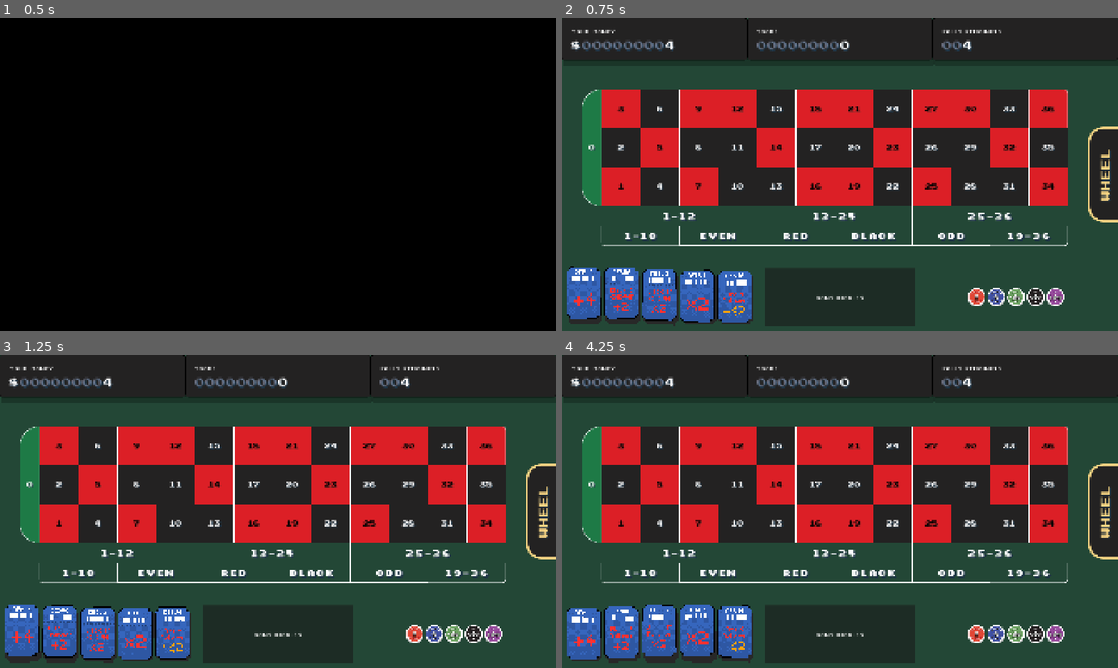
Above: before the commit, frames 1-4 (two rows, left to right).
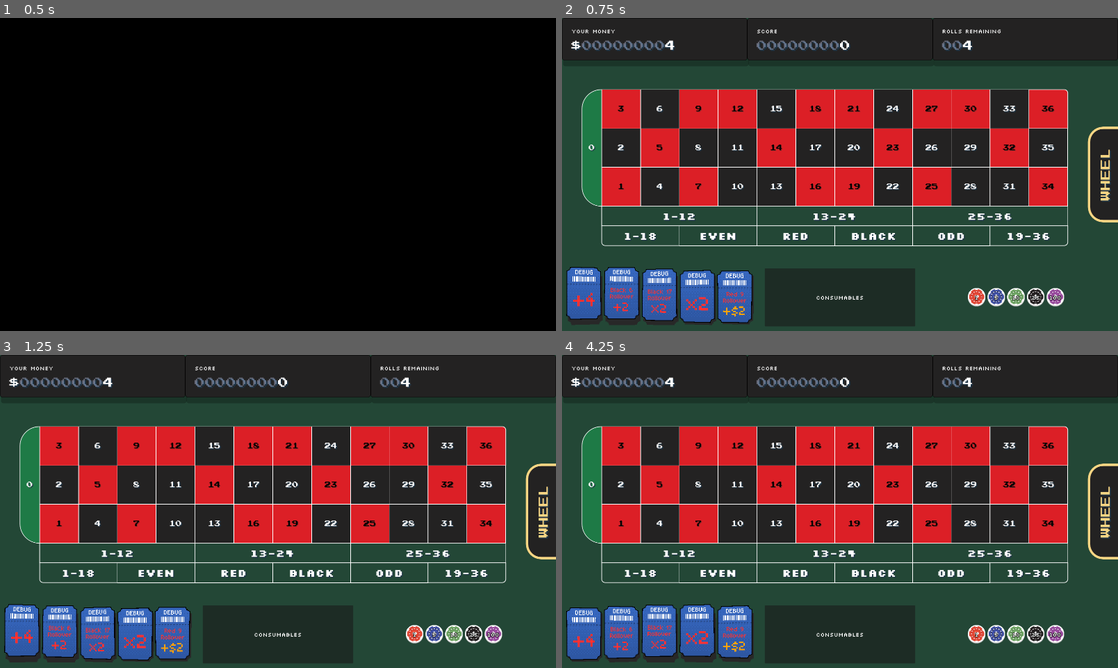
Above: after the commit, the same moments.

Repository: ross-ca/roulette-wheel
Game: Godot game, scene res://scenes/intro/intro.tscn
The game is run twice, just before and just after one commit, with the same random seed, the same clock (stepped at 60 frames per second) and the same inputs. Video files are missing from this copy of the repository; at most half a second of black plays in their place.
Inputs (mouse positions are in pixels of both pictures, inside the frame that each line leads up to):
- Up to frame 1 (0.5 s): no input
- Up to frame 2 (0.75 s): tap Enter at 0.5 s; move the mouse to (962, 158) at 0.52 s; click (962, 158) at 0.67 s
- Up to frame 3 (1.25 s): no input
- Up to frame 4 (4.25 s): click "WHEEL" at 1.25 s; click "TABLE" at 2 s; click "WHEEL" at 2.75 s; click "TABLE" at 3.5 s

Frame 1 is identical in both runs. In frame 2, 7.4% of the frame differs, in the area x 0-100%, y 0-99%; in frame 3, 7.4%; in frame 4, 7.5%.

Commit message:
feat: add settings menu and animation speed

Diff:
--- /dev/null
+++ b/default_bus_layout.tres
@@ -0,0 +1,15 @@
+[gd_resource type="AudioBusLayout" format=3]
+
+[resource]
+bus/1/name = &"Music"
+bus/1/solo = false
+bus/1/mute = false
+bus/1/bypass_fx = false
+bus/1/volume_db = 0.0
+bus/1/send = &"Master"
+bus/2/name = &"SFX"
+bus/2/solo = false
+bus/2/mute = false
+bus/2/bypass_fx = false
+bus/2/volume_db = 0.0
+bus/2/send = &"Master"
--- a/project.godot
+++ b/project.godot
@@ -18,6 +18,7 @@
 
 [autoload]
 
+Settings="*res://scenes/settings/settings.gd"
 Audio="*res://scenes/audio/audio.gd"
 Game="*res://scenes/game/game.gd"
 Tooltip="*res://scenes/tooltip/tooltip.tscn"
--- a/scenes/audio/audio.gd
+++ b/scenes/audio/audio.gd
@@ -10,6 +10,7 @@
 func _ready() -> void:
 	for i in VOICES:
 		var player := AudioStreamPlayer.new()
+		player.bus = &"SFX"
 		add_child(player)
 		_voices.append(player)
 
--- a/scenes/intro/intro.tscn
+++ b/scenes/intro/intro.tscn
@@ -34,3 +34,4 @@
 layout_mode = 2
 stream = ExtResource("2_iatiw")
 expand = true
+bus = &"Music"
--- a/scenes/main_menu/main_menu.gd
+++ b/scenes/main_menu/main_menu.gd
@@ -23,5 +23,15 @@
 		%ContinueButton.disabled = true
 
 
+func _on_settings_button_pressed() -> void:
+	$Center.hide()
+	%SettingsMenu.open()
+
+
+func _on_settings_menu_closed() -> void:
+	$Center.show()
+	%SettingsButton.grab_focus()
+
+
 func _on_quit_button_pressed() -> void:
 	get_tree().quit()
--- a/scenes/main_menu/main_menu.tscn
+++ b/scenes/main_menu/main_menu.tscn
@@ -2,6 +2,7 @@
 
 [ext_resource type="Script" uid="uid://bmhwcxdtst3qj" path="res://scenes/main_menu/main_menu.gd" id="1_menu"]
 [ext_resource type="FontFile" uid="uid://bjqcqudoiecha" path="res://assets/fonts/Silkscreen-Regular.ttf" id="2_font"]
+[ext_resource type="PackedScene" path="res://scenes/settings_menu/settings_menu.tscn" id="3_settings"]
 
 [sub_resource type="Theme" id="Theme_menu"]
 default_font = ExtResource("2_font")
@@ -51,10 +52,21 @@
 layout_mode = 2
 text = "Continue"
 
+[node name="SettingsButton" type="Button" parent="Center/Items"]
+unique_name_in_owner = true
+layout_mode = 2
+text = "Settings"
+
 [node name="QuitButton" type="Button" parent="Center/Items" unique_id=1115156476]
 layout_mode = 2
 text = "Quit"
 
+[node name="SettingsMenu" parent="." instance=ExtResource("3_settings")]
+unique_name_in_owner = true
+layout_mode = 1
+
 [connection signal="pressed" from="Center/Items/NewRunButton" to="." method="_on_new_run_button_pressed"]
 [connection signal="pressed" from="Center/Items/ContinueButton" to="." method="_on_continue_button_pressed"]
+[connection signal="pressed" from="Center/Items/SettingsButton" to="." method="_on_settings_button_pressed"]
 [connection signal="pressed" from="Center/Items/QuitButton" to="." method="_on_quit_button_pressed"]
+[connection signal="closed" from="SettingsMenu" to="." method="_on_settings_menu_closed"]
--- a/scenes/pause_menu/pause_menu.gd
+++ b/scenes/pause_menu/pause_menu.gd
@@ -27,6 +27,17 @@
 	_set_paused(false)
 
 
+## SettingsMenu inherits Always from this, and takes Esc first to close itself.
+func _on_settings_button_pressed() -> void:
+	$Root/Center.hide()
+	%SettingsMenu.open()
+
+
+func _on_settings_menu_closed() -> void:
+	$Root/Center.show()
+	%SettingsButton.grab_focus()
+
+
 ## The run was saved after the last spin that settled, so Continue picks up from there.
 func _on_quit_button_pressed() -> void:
 	get_tree().paused = false
--- a/scenes/pause_menu/pause_menu.tscn
+++ b/scenes/pause_menu/pause_menu.tscn
@@ -2,6 +2,7 @@
 
 [ext_resource type="Script" path="res://scenes/pause_menu/pause_menu.gd" id="1_pause"]
 [ext_resource type="FontFile" uid="uid://bjqcqudoiecha" path="res://assets/fonts/Silkscreen-Regular.ttf" id="2_font"]
+[ext_resource type="PackedScene" path="res://scenes/settings_menu/settings_menu.tscn" id="3_settings"]
 
 [sub_resource type="Theme" id="Theme_pause"]
 default_font = ExtResource("2_font")
@@ -53,9 +54,20 @@
 layout_mode = 2
 text = "Resume"
 
+[node name="SettingsButton" type="Button" parent="Root/Center/Items"]
+unique_name_in_owner = true
+layout_mode = 2
+text = "Settings"
+
 [node name="QuitButton" type="Button" parent="Root/Center/Items"]
 layout_mode = 2
 text = "Quit to menu"
 
+[node name="SettingsMenu" parent="Root" instance=ExtResource("3_settings")]
+unique_name_in_owner = true
+layout_mode = 1
+
 [connection signal="pressed" from="Root/Center/Items/ResumeButton" to="." method="_on_resume_button_pressed"]
+[connection signal="pressed" from="Root/Center/Items/SettingsButton" to="." method="_on_settings_button_pressed"]
 [connection signal="pressed" from="Root/Center/Items/QuitButton" to="." method="_on_quit_button_pressed"]
+[connection signal="closed" from="Root/SettingsMenu" to="." method="_on_settings_menu_closed"]
--- /dev/null
+++ b/scenes/settings/settings.gd
@@ -0,0 +1,76 @@
+extends Node
+## Autoload ("Settings"): the player's preferences, saved to user://settings.cfg and applied at
+## startup and whenever one changes. Preferences only: anything that changes how a run plays
+## belongs in RunState, so a save plays the same on any machine.
+
+signal changed(section: String, key: String)
+
+const PATH := "user://settings.cfg"
+const DEFAULTS := {
+	"audio": {
+		"master": 1.0,
+		"music": 0.8,
+		"sfx": 0.8,
+	},
+	"display": {
+		"window_mode": Window.MODE_WINDOWED,
+		"window_size": Vector2i(1920, 1080),
+		"vsync": true,
+	},
+	"gameplay": {
+		"animation_speed": 1.0,
+	},
+}
+## The animation speeds offered, in slider order.
+const ANIMATION_SPEEDS: Array[float] = [1.0, 2.0, 4.0]
+## The audio bus each volume setting controls (see default_bus_layout.tres).
+const BUSES := {"master": &"Master", "music": &"Music", "sfx": &"SFX"}
+
+var _config := ConfigFile.new()
+
+
+func _ready() -> void:
+	# A missing or unreadable file just leaves every setting at its default.
+	_config.load(PATH)
+	for section in DEFAULTS:
+		for key in DEFAULTS[section]:
+			_apply(section, key)
+
+
+func get_value(section: String, key: String) -> Variant:
+	return _config.get_value(section, key, DEFAULTS[section][key])
+
+
+func set_value(section: String, key: String, value: Variant) -> void:
+	_config.set_value(section, key, value)
+	_config.save(PATH)
+	_apply(section, key)
+	changed.emit(section, key)
+
+
+## How many times faster game animations play. Applied by each animation as it starts (a tween's
+## `set_speed_scale`, or a wait divided by it), so a change takes effect from the next one. Only
+## animations that hold up play use it: UI motion such as view slides stays at normal speed.
+func animation_speed() -> float:
+	return get_value("gameplay", "animation_speed")
+
+
+func _apply(section: String, key: String) -> void:
+	var value: Variant = get_value(section, key)
+	match [section, key]:
+		["audio", _]:
+			var bus := AudioServer.get_bus_index(BUSES[key])
+			AudioServer.set_bus_volume_db(bus, linear_to_db(value))
+			AudioServer.set_bus_mute(bus, value <= 0.0)
+		["display", "window_mode"]:
+			get_window().mode = value
+			# Leaving fullscreen restores the window size from before it, so put the setting back.
+			if value == Window.MODE_WINDOWED:
+				_apply("display", "window_size")
+		["display", "window_size"]:
+			if get_window().mode == Window.MODE_WINDOWED:
+				get_window().size = value
+				get_window().move_to_center()
+		["display", "vsync"]:
+			DisplayServer.window_set_vsync_mode(
+				DisplayServer.VSYNC_ENABLED if value else DisplayServer.VSYNC_DISABLED)
--- /dev/null
+++ b/scenes/settings_menu/settings_menu.gd
@@ -0,0 +1,114 @@
+extends Control
+## The settings screen, opened from the main menu and the pause menu. Display only: it shows the
+## values in `Settings` and hands every change straight back to it. The owner hides its own
+## buttons while this is open and shows them again on `closed`.
+
+signal closed
+
+const WINDOW_MODES := [
+	["Windowed", Window.MODE_WINDOWED],
+	["Fullscreen windowed", Window.MODE_FULLSCREEN],
+	["Fullscreen", Window.MODE_EXCLUSIVE_FULLSCREEN],
+]
+const WINDOW_SIZES: Array[Vector2i] = [
+	Vector2i(1280, 720),
+	Vector2i(1600, 900),
+	Vector2i(1920, 1080),
+	Vector2i(2560, 1440),
+	Vector2i(3840, 2160),
+]
+
+# The sizes offered in the window size list, in item order.
+var _sizes: Array[Vector2i] = []
+
+
+func _ready() -> void:
+	hide()
+	for mode in WINDOW_MODES:
+		%WindowModeOption.add_item(mode[0])
+
+
+## Esc closes this before the pause menu (its parent) would see it and unpause.
+func _unhandled_input(event: InputEvent) -> void:
+	if visible and event.is_action_pressed("ui_cancel"):
+		close()
+		get_viewport().set_input_as_handled()
+
+
+func open() -> void:
+	_refresh()
+	show()
+	%MasterSlider.grab_focus()
+
+
+func close() -> void:
+	hide()
+	closed.emit()
+
+
+func _refresh() -> void:
+	%MasterSlider.set_value_no_signal(Settings.get_value("audio", "master"))
+	%MusicSlider.set_value_no_signal(Settings.get_value("audio", "music"))
+	%SfxSlider.set_value_no_signal(Settings.get_value("audio", "sfx"))
+	%VsyncCheck.set_pressed_no_signal(Settings.get_value("display", "vsync"))
+	# The slider's notches are indexes into ANIMATION_SPEEDS; an unknown saved speed shows as the first.
+	var speed_index := maxi(Settings.ANIMATION_SPEEDS.find(Settings.animation_speed()), 0)
+	%AnimationSpeedSlider.set_value_no_signal(speed_index)
+	_show_animation_speed(speed_index)
+
+	var mode: int = Settings.get_value("display", "window_mode")
+	for i in WINDOW_MODES.size():
+		if WINDOW_MODES[i][1] == mode:
+			%WindowModeOption.select(i)
+
+	# Only sizes that fit the screen, plus the saved one so the list can always show it.
+	var screen := DisplayServer.screen_get_size()
+	var current: Vector2i = Settings.get_value("display", "window_size")
+	_sizes.assign(WINDOW_SIZES.filter(func(window_size: Vector2i) -> bool:
+		return window_size.x <= screen.x and window_size.y <= screen.y))
+	if current not in _sizes:
+		_sizes.append(current)
+		_sizes.sort_custom(func(a: Vector2i, b: Vector2i) -> bool: return a.x < b.x)
+	%WindowSizeOption.clear()
+	for window_size in _sizes:
+		%WindowSizeOption.add_item("%d x %d" % [window_size.x, window_size.y])
+	%WindowSizeOption.select(_sizes.find(current))
+	%WindowSizeOption.disabled = mode != Window.MODE_WINDOWED
+
+
+func _on_master_slider_value_changed(value: float) -> void:
+	Settings.set_value("audio", "master", value)
+
+
+func _on_music_slider_value_changed(value: float) -> void:
+	Settings.set_value("audio", "music", value)
+
+
+func _on_sfx_slider_value_changed(value: float) -> void:
+	Settings.set_value("audio", "sfx", value)
+
+
+func _on_window_mode_option_item_selected(index: int) -> void:
+	Settings.set_value("display", "window_mode", WINDOW_MODES[index][1])
+	%WindowSizeOption.disabled = WINDOW_MODES[index][1] != Window.MODE_WINDOWED
+
+
+func _on_window_size_option_item_selected(index: int) -> void:
+	Settings.set_value("display", "window_size", _sizes[index])
+
+
+func _on_vsync_check_toggled(toggled_on: bool) -> void:
+	Settings.set_value("display", "vsync", toggled_on)
+
+
+func _on_animation_speed_slider_value_changed(value: float) -> void:
+	Settings.set_value("gameplay", "animation_speed", Settings.ANIMATION_SPEEDS[int(value)])
+	_show_animation_speed(int(value))
+
+
+func _show_animation_speed(index: int) -> void:
+	%AnimationSpeedValue.text = "%dx" % Settings.ANIMATION_SPEEDS[index]
+
+
+func _on_back_button_pressed() -> void:
+	close()
--- /dev/null
+++ b/scenes/settings_menu/settings_menu.tscn
@@ -0,0 +1,134 @@
+[gd_scene format=3]
+
+[ext_resource type="Script" path="res://scenes/settings_menu/settings_menu.gd" id="1_settings"]
+
+[node name="SettingsMenu" type="Control"]
+layout_mode = 3
+anchors_preset = 15
+anchor_right = 1.0
+anchor_bottom = 1.0
+grow_horizontal = 2
+grow_vertical = 2
+script = ExtResource("1_settings")
+
+[node name="Center" type="CenterContainer" parent="."]
+layout_mode = 1
+anchors_preset = 15
+anchor_right = 1.0
+anchor_bottom = 1.0
+grow_horizontal = 2
+grow_vertical = 2
+
+[node name="Items" type="VBoxContainer" parent="Center"]
+layout_mode = 2
+theme_override_constants/separation = 24
+
+[node name="Title" type="Label" parent="Center/Items"]
+layout_mode = 2
+theme_override_font_sizes/font_size = 56
+text = "Settings"
+horizontal_alignment = 1
+
+[node name="Grid" type="GridContainer" parent="Center/Items"]
+layout_mode = 2
+theme_override_constants/h_separation = 32
+theme_override_constants/v_separation = 16
+columns = 2
+
+[node name="MasterLabel" type="Label" parent="Center/Items/Grid"]
+layout_mode = 2
+text = "Master volume"
+
+[node name="MasterSlider" type="HSlider" parent="Center/Items/Grid"]
+unique_name_in_owner = true
+custom_minimum_size = Vector2(400, 0)
+layout_mode = 2
+size_flags_vertical = 4
+max_value = 1.0
+step = 0.01
+
+[node name="MusicLabel" type="Label" parent="Center/Items/Grid"]
+layout_mode = 2
+text = "Music volume"
+
+[node name="MusicSlider" type="HSlider" parent="Center/Items/Grid"]
+unique_name_in_owner = true
+custom_minimum_size = Vector2(400, 0)
+layout_mode = 2
+size_flags_vertical = 4
+max_value = 1.0
+step = 0.01
+
+[node name="SfxLabel" type="Label" parent="Center/Items/Grid"]
+layout_mode = 2
+text = "Effects volume"
+
+[node name="SfxSlider" type="HSlider" parent="Center/Items/Grid"]
+unique_name_in_owner = true
+custom_minimum_size = Vector2(400, 0)
+layout_mode = 2
+size_flags_vertical = 4
+max_value = 1.0
+step = 0.01
+
+[node name="WindowModeLabel" type="Label" parent="Center/Items/Grid"]
+layout_mode = 2
+text = "Display mode"
+
+[node name="WindowModeOption" type="OptionButton" parent="Center/Items/Grid"]
+unique_name_in_owner = true
+layout_mode = 2
+
+[node name="WindowSizeLabel" type="Label" parent="Center/Items/Grid"]
+layout_mode = 2
+text = "Window size"
+
+[node name="WindowSizeOption" type="OptionButton" parent="Center/Items/Grid"]
+unique_name_in_owner = true
+layout_mode = 2
+
+[node name="VsyncLabel" type="Label" parent="Center/Items/Grid"]
+layout_mode = 2
+text = "VSync"
+
+[node name="VsyncCheck" type="CheckBox" parent="Center/Items/Grid"]
+unique_name_in_owner = true
+layout_mode = 2
+
+[node name="AnimationSpeedLabel" type="Label" parent="Center/Items/Grid"]
+layout_mode = 2
+text = "Animation speed"
+
+[node name="AnimationSpeed" type="HBoxContainer" parent="Center/Items/Grid"]
+layout_mode = 2
+theme_override_constants/separation = 16
+
+[node name="AnimationSpeedSlider" type="HSlider" parent="Center/Items/Grid/AnimationSpeed"]
+unique_name_in_owner = true
+layout_mode = 2
+size_flags_horizontal = 3
+size_flags_vertical = 4
+max_value = 2.0
+rounded = true
+tick_count = 3
+ticks_on_borders = true
+
+[node name="AnimationSpeedValue" type="Label" parent="Center/Items/Grid/AnimationSpeed"]
+unique_name_in_owner = true
+custom_minimum_size = Vector2(64, 0)
+layout_mode = 2
+text = "1x"
+horizontal_alignment = 2
+
+[node name="BackButton" type="Button" parent="Center/Items"]
+layout_mode = 2
+text = "Back"
+
+[connection signal="value_changed" from="Center/Items/Grid/MasterSlider" to="." method="_on_master_slider_value_changed"]
+[connection signal="value_changed" from="Center/Items/Grid/MusicSlider" to="." method="_on_music_slider_value_changed"]
+[connection signal="value_changed" from="Center/Items/Grid/SfxSlider" to="." method="_on_sfx_slider_value_changed"]
+[connection signal="item_selected" from="Center/Items/Grid/WindowModeOption" to="." method="_on_window_mode_option_item_selected"]
+[connection signal="item_selected" from="Center/Items/Grid/WindowSizeOption" to="." method="_on_window_size_option_item_selected"]
+[connection signal="toggled" from="Center/Items/Grid/VsyncCheck" to="." method="_on_vsync_check_toggled"]
+[connection signal="value_changed" from="Center/Items/Grid/AnimationSpeed/AnimationSpeedSlider" to="." method="_on_animation_speed_slider_value_changed"]
+[connection signal="pressed" from="Center/Items/BackButton" to="." method="_on_back_button_pressed"]
--- a/scenes/wheel/wheel_behaviour.gd
+++ b/scenes/wheel/wheel_behaviour.gd
@@ -101,20 +101,22 @@
 	# Wheel: pull back against the spin, then whip forward to the target in one continuous
 	# curve that includes the overshoot (see _set_wheel_spin).
 	# The ball is launched after the pull back, so it rides back with the wheel first.
+	# All three tweens run at the animation speed setting, so they stay in step.
+	var speed := Settings.animation_speed()
 	var wheel_tween: Tween = null
 	if not debug_freeze_wheel:
 		var spin_from: float = _wheel.rotation - windup_angle
-		wheel_tween = create_tween()
+		wheel_tween = create_tween().set_speed_scale(speed)
 		wheel_tween.tween_property(_wheel, "rotation", spin_from, windup_duration) \
 			.set_trans(Tween.TRANS_SINE).set_ease(Tween.EASE_OUT)
 		wheel_tween.tween_method(_set_wheel_spin.bind(spin_from, target_rotation), 0.0, _wheel_spin_time(), _wheel_spin_time())
 
-	var ball_tween: Tween = create_tween()
+	var ball_tween: Tween = create_tween().set_speed_scale(speed)
 	ball_tween.tween_property(self, "_ball_angle", target_ball_angle, spin_duration) \
 		.set_delay(windup_duration).set_trans(Tween.TRANS_QUINT).set_ease(Tween.EASE_OUT)
 
 	# Launch onto the rim, wait for the ball to slow, then drop and bounce off the hub.
-	var radius_tween: Tween = create_tween()
+	var radius_tween: Tween = create_tween().set_speed_scale(speed)
 	radius_tween.tween_interval(windup_duration)
 	radius_tween.tween_property(self, "_ball_radius", ball_track_radius, 0.4)
 	radius_tween.tween_interval(maxf(ball_drop_time - 0.4, 0.0))
--- a/scenes/wheel_view/bet_row.gd
+++ b/scenes/wheel_view/bet_row.gd
@@ -75,7 +75,7 @@
 	_target_mult = mult
 	if _mult_tween:
 		_mult_tween.kill()
-	_mult_tween = create_tween()
+	_mult_tween = _tween()
 	_mult_tween.tween_method(_set_shown_mult, _shown_mult, mult, count_duration) \
 		.set_trans(Tween.TRANS_CUBIC).set_ease(Tween.EASE_OUT)
 	_pop(_mult)
@@ -89,7 +89,7 @@
 	if not is_equal_approx(mult, _target_mult):
 		show_mult(mult)
 		settle = count_duration
-	var tween := create_tween()
+	var tween := _tween()
 	tween.tween_interval(settle)
 	tween.tween_callback(_mark_hit)
 	tween.tween_method(func(value: float) -> void: _total.text = str(roundi(value)), 0.0,
@@ -101,7 +101,7 @@
 func show_miss() -> void:
 	_strike.show()
 	var start := position.x
-	var tween := create_tween()
+	var tween := _tween()
 	for offset in [-8.0, 8.0, -5.0, 5.0, 0.0]:
 		tween.tween_property(self, "position:x", start + offset, 0.04)
 	tween.tween_property(self, "modulate:a", miss_alpha, 0.25)
@@ -118,7 +118,7 @@
 	_pop(_badge)
 	# Flash bright, then settle.
 	modulate = Color(2.0, 2.0, 2.0)
-	create_tween().tween_property(self, "modulate", Color.WHITE, 0.3)
+	_tween().tween_property(self, "modulate", Color.WHITE, 0.3)
 
 
 func _set_shown_mult(value: float) -> void:
@@ -130,7 +130,7 @@
 func _pop(control: Control) -> void:
 	control.pivot_offset = control.size / 2.0
 	control.scale = Vector2.ONE * 1.3
-	create_tween().tween_property(control, "scale", Vector2.ONE, 0.25) \
+	_tween().tween_property(control, "scale", Vector2.ONE, 0.25) \
 		.set_trans(Tween.TRANS_BACK).set_ease(Tween.EASE_OUT)
 
 
@@ -142,11 +142,17 @@
 	label.mouse_filter = Control.MOUSE_FILTER_IGNORE
 	_mult.add_child(label)
 	label.position = Vector2(_mult.size.x, -label.get_minimum_size().y / 2.0)
-	var tween := label.create_tween().set_parallel()
+	var tween := _tween(label).set_parallel()
 	tween.tween_property(label, "position:y", label.position.y - 28.0, 0.7) \
 		.set_trans(Tween.TRANS_CUBIC).set_ease(Tween.EASE_OUT)
 	tween.tween_property(label, "modulate:a", 0.0, 0.7).set_ease(Tween.EASE_IN)
 	tween.chain().tween_callback(label.queue_free)
+
+
+# A tween bound to `node`, at the animation speed setting. Everything a row animates is part of the
+# spin or its reveal, so all of it speeds up.
+func _tween(node: Node = self) -> Tween:
+	return node.create_tween().set_speed_scale(Settings.animation_speed())
 
 
 # The chip stack draws from its bottom-left corner, so it needs to be told how big its chips get.
--- a/scenes/wheel_view/wheel_view.gd
+++ b/scenes/wheel_view/wheel_view.gd
@@ -96,9 +96,10 @@
 	lines.append("Spin total %d" % spin.total())
 	_breakdown_label.text = "\n".join(lines)
 
+	var speed := Settings.animation_speed()
 	var hits := 0
 	for i in spin.bets.size():
-		await get_tree().create_timer(reveal_gap, false).timeout
+		await get_tree().create_timer(reveal_gap / speed, false).timeout
 		var ctx := spin.bets[i]
 		if ctx.won:
 			_row(i).show_hit(ctx.mult, ctx.total())
@@ -109,7 +110,7 @@
 			_row(i).show_miss()
 			if miss_sound:
 				Audio.play_sfx(miss_sound, reveal_volume_db, randf_range(0.95, 1.05))
-	await get_tree().create_timer(reveal_tail, false).timeout
+	await get_tree().create_timer(reveal_tail / speed, false).timeout
 
 
 ## Locks the way back to betting while the wheel spins, and hides the spin button.
Not shown, added: scenes/settings/settings.gd.uid
Not shown, added: scenes/settings_menu/settings_menu.gd.uid
Not shown, changed: CLAUDE.md
Not shown, changed: docs/architecture.md
Not shown, changed: docs/debugging.md
Not shown, changed: docs/scene-flow.md
